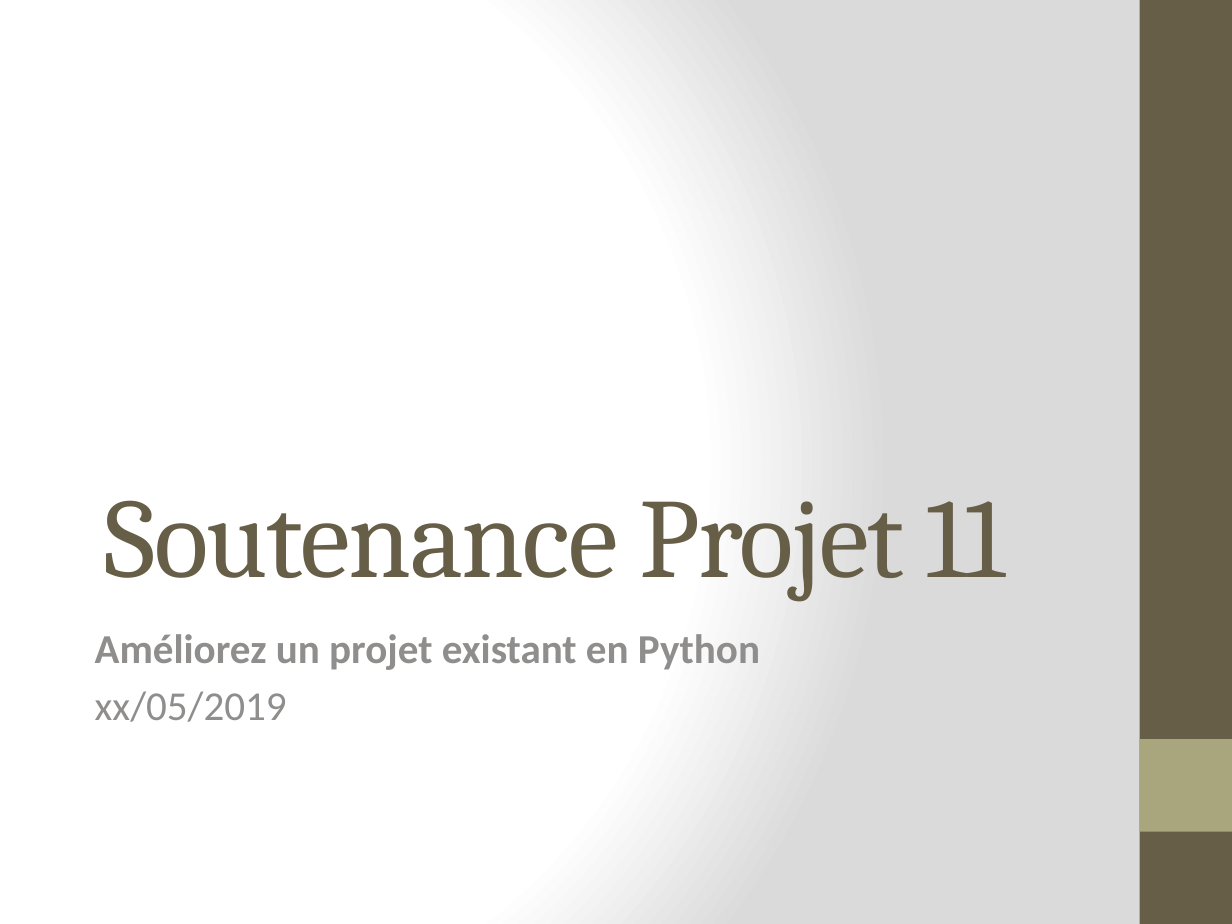
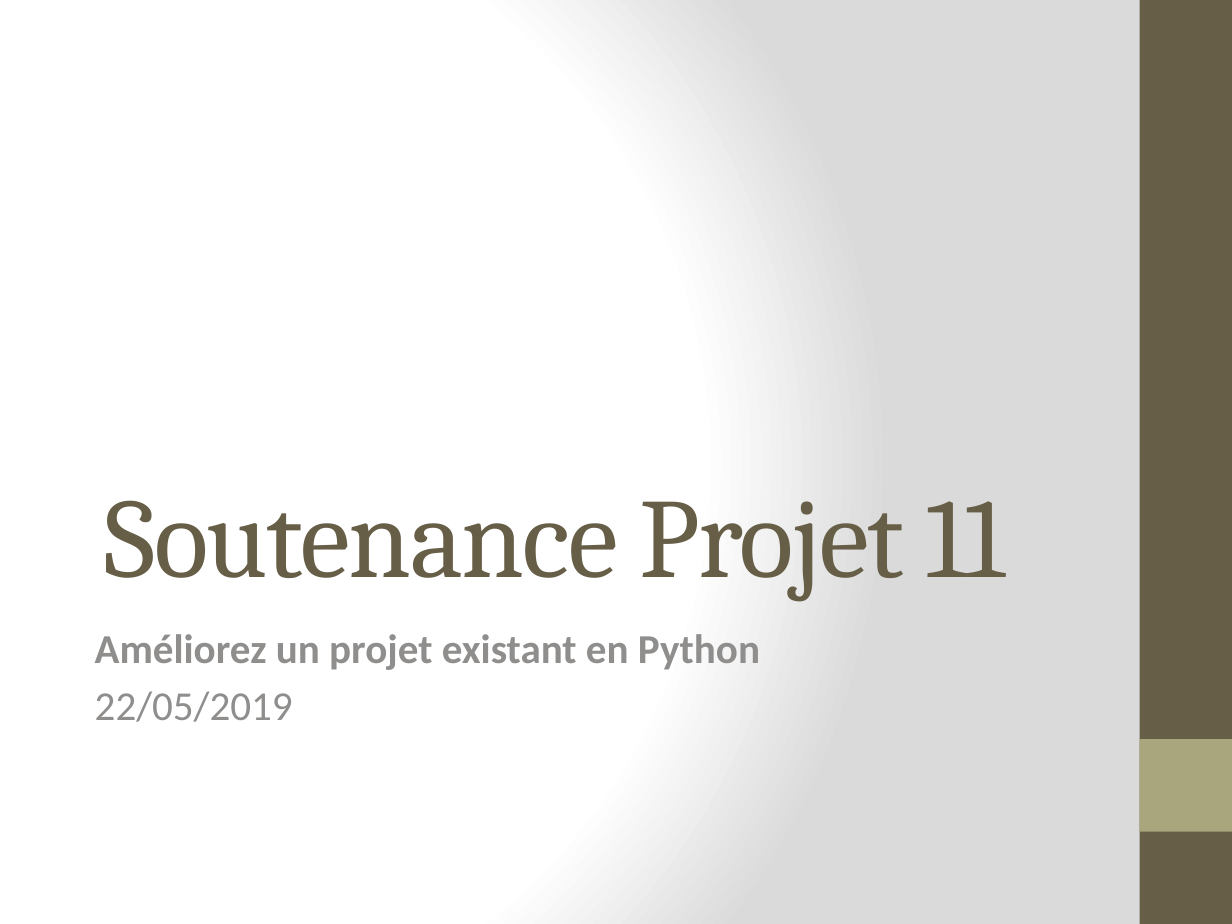
Before and after one commit to Zepmanbc/oc_dapython_pr11, a slide deck: slide 1 of doc/Soutenance Projet 11.pptx. Drawn at 1232x924 pixels with LibreOffice and Linux fonts; fonts in the diff are those of the drawing. Boxes give left, top, right and bottom in pixels: in the first picture for what was removed or moved away, otherwise in the second. Text is boxed around its words. In the diff, an @@ line names an element or a change of style, - is before the commit and + after.

Commit message:
ajout date dans la présentation génération des pdf corrections de fautes d'orthographe

```diff
--- a/doc/Soutenance Projet 11.pptx
+++ b/doc/Soutenance Projet 11.pptx
@@ subtitle at <box>95,691,293,722</box>: text changed @@
-xx/05/2019
+22/05/2019
```
Also in this commit, not shown: 5 other files.
